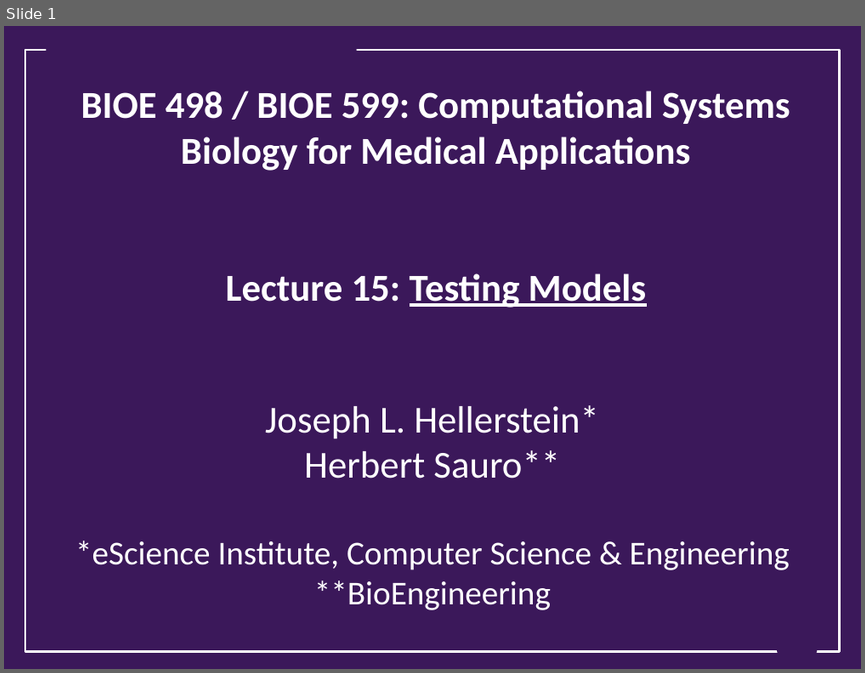
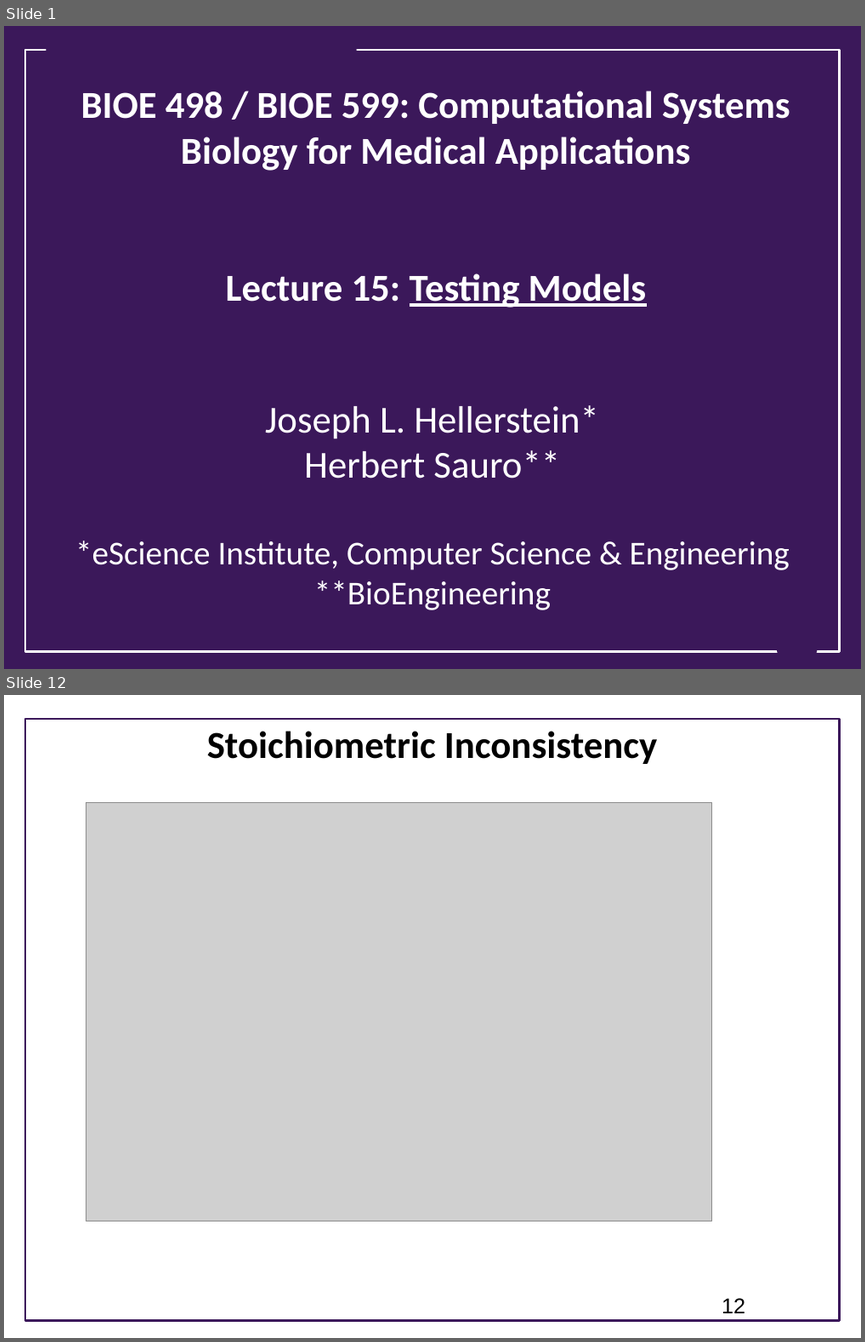
Before and after one commit to ModelEngineering/advancing-biomedical-models, a slide deck: lecture_15/15_static_testing.pptx. Shown one above the other, each under a label of ours: slide 1 before the commit, slides 1 and 12 after it; the slides between them are not shown. The pictures are 865x673 and 865x1342 pixels, drawn with LibreOffice and Linux fonts; fonts in the diff are those of the drawing; grey boxes stand for pictures; background and template pictures are left out. Boxes give left, top, right and bottom in pixels: in the first picture for what was removed or moved away, otherwise in the second. Text is boxed around its words. In the diff, an @@ line names an element or a change of style, - is before the commit and + after.

```diff
--- a/lecture_15/15_static_testing.pptx
+++ b/lecture_15/15_static_testing.pptx
@@ slide 12 added at (x1=4, y1=695, x2=861, y2=1338), background #FFFFFF @@
@@ rectangle added at (x1=25, y1=719, x2=840, y2=1321), outline #3B185A 1.75 pt @@
@@ title added at (x1=207, y1=731, x2=657, y2=764), 32 pt, text #000000, bold @@
+Stoichiometric Inconsistency
@@ picture added at (x1=86, y1=803, x2=712, y2=1221) @@
@@ page number added at (x1=721, y1=1298, x2=745, y2=1313), 18 pt, text #000000 @@
+12
```
Also in this commit, not shown: 1 slide changed, 13 other slides added.
